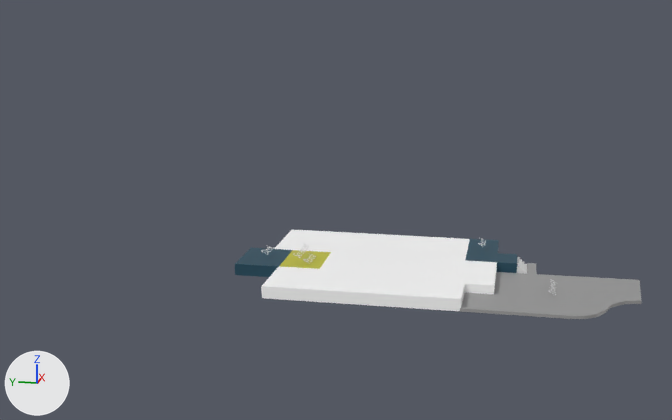
An edit to the Blender file landscape-try4.blend, drawn before and after from the same camera.
Both versions are drawn from a 50 mm camera at (-80.9, -13.0, 24.4) aimed at (-7.5, 1.6, 6.1). The axes (+X, +Y, +Z) are drawn at lower left. The lights are the same throughout.

Before the edit, the objects in view are built like this:
```python
me_plane = bpy.data.meshes.new('Plane')
me_plane.from_pydata(...)  # 19 vertices, 5 faces; spans x -1.0..16.4, y -18.8..4.9, z 0.0
# faces by material slot: [1, 3, 1]
me_plane.materials.append(mat_material_001)  # white #ffffff
me_plane.materials.append(mat_porchdeck)  # dark cyan #1d495b
me_plane.materials.append(mat_screenedporch)  # yellow #c2c036
me_plane_001 = bpy.data.meshes.new('Plane.001')
me_plane_001.from_pydata(...)  # 15 vertices, 1 face; spans x -1.1..8.88, y -13.01..1.22, z 0.0
me_plane_001.materials.append(mat_driveway)  # grey #9a9a9a
ob_driveway = bpy.data.objects.new('Driveway', me_plane_001)
ob_driveway.parent = ob_house
ob_driveway.matrix_parent_inverse = Matrix(((1.0, 0.0, 0.0, 12.11), (0.0, 1.0, 0.0, -5.545), (0.0, 0.0, 1.0, -1.0), (0.0, 0.0, 0.0, 1.0)))
ob_driveway.location = (-12.01, -10.3, 0.0)
_m = ob_driveway.modifiers.new('Solidify', 'SOLIDIFY')
_m.thickness = -0.25
ob_house = bpy.data.objects.new('House', me_plane)
ob_house.location = (-12.11, 5.54, 1.0)
_m = ob_house.modifiers.new('Solidify', 'SOLIDIFY')
_m.thickness = -1.0
```
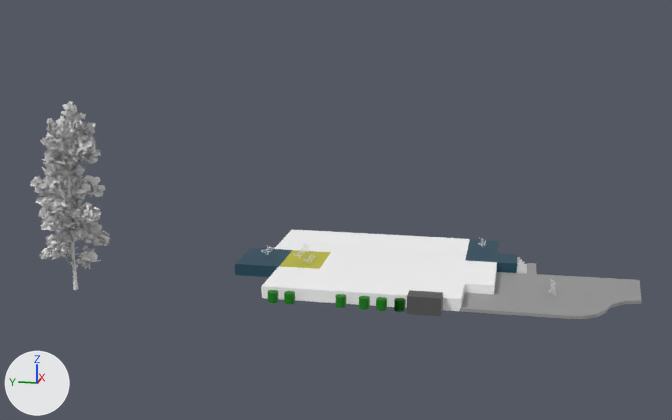
Changed parts and their boxes (x1, y1, x2, y2) in the pictures (672 x 420 px):
'uploads_files_1970932_conifer_macedonian_pine', added
    after: (31, 101, 111, 290)
'Cube.001', added
    after: (407, 290, 443, 316)
'JP.002', added
    after: (376, 297, 387, 311)
'JP.004', added
    after: (359, 296, 370, 310)
'JP.006', added
    after: (284, 291, 295, 305)
'JP.003', added
    after: (394, 298, 405, 312)
'JP.005', added
    after: (336, 294, 346, 308)
'JP.007', added
    after: (268, 290, 278, 303)

Edits to the bpy script that builds the scene:
```text
Add txt_text_007:
    txt_text_007 = bpy.data.curves.new('Text.007', 'FONT')
    txt_text_007.body = 'JP'
Add ob_text_007:
    ob_text_007 = bpy.data.objects.new('Text.007', txt_text_007)
    ob_text_007.parent = ob_jp_007
    ob_text_007.location = (-14.2, -2.07, 1.021)
    ob_text_007.rotation_euler = (0.645, 0.0, 0.0)  # degrees (37, 0, 0)
    ob_text_007.scale = (0.255, 0.255, 0.255)
Add ob_jp_007:
    ob_jp_007 = bpy.data.objects.new('JP.007', me_cylinder_003)  # a 32-sided cylinder along z spanning x -1.0..1.0, y -1.0..1.0, z -1.0..1.0; in mat_bush (green #057d09)
    ob_jp_007.location = (-14.02, 5.35, 0.54)
    ob_jp_007.scale = (0.416, 0.416, 0.416)
Add ob_text_006:
    ob_text_006 = bpy.data.objects.new('Text.006', txt_text_007)
    ob_text_006.parent = ob_jp_006
    ob_text_006.location = (-14.2, -2.07, 1.021)
    ob_text_006.rotation_euler = (0.645, 0.0, 0.0)  # degrees (37, 0, 0)
    ob_text_006.scale = (0.255, 0.255, 0.255)
Add ob_jp_006:
    ob_jp_006 = bpy.data.objects.new('JP.006', me_cylinder_003)  # a 32-sided cylinder along z spanning x -1.0..1.0, y -1.0..1.0, z -1.0..1.0; in mat_bush (green #057d09)
    ob_jp_006.location = (-14.04, 4.0, 0.54)
    ob_jp_006.scale = (0.416, 0.416, 0.416)
Add ob_text_005:
    ob_text_005 = bpy.data.objects.new('Text.005', txt_text_007)
    ob_text_005.parent = ob_jp_005
    ob_text_005.location = (-14.2, -2.07, 1.021)
    ob_text_005.rotation_euler = (0.645, 0.0, 0.0)  # degrees (37, 0, 0)
    ob_text_005.scale = (0.255, 0.255, 0.255)
Add ob_jp_005:
    ob_jp_005 = bpy.data.objects.new('JP.005', me_cylinder_003)  # a 32-sided cylinder along z spanning x -1.0..1.0, y -1.0..1.0, z -1.0..1.0; in mat_bush (green #057d09)
    ob_jp_005.location = (-14.02, -0.05, 0.54)
    ob_jp_005.scale = (0.416, 0.416, 0.416)
Add ob_text_003:
    ob_text_003 = bpy.data.objects.new('Text.003', txt_text_007)
    ob_text_003.parent = ob_jp_003
    ob_text_003.location = (-14.2, -2.07, 1.021)
    ob_text_003.rotation_euler = (0.645, 0.0, 0.0)  # degrees (37, 0, 0)
    ob_text_003.scale = (0.255, 0.255, 0.255)
Add ob_jp_003:
    ob_jp_003 = bpy.data.objects.new('JP.003', me_cylinder_003)  # a 32-sided cylinder along z spanning x -1.0..1.0, y -1.0..1.0, z -1.0..1.0; in mat_bush (green #057d09)
    ob_jp_003.location = (-14.0, -4.61, 0.54)
    ob_jp_003.scale = (0.416, 0.416, 0.416)
Add ob_text_002:
    ob_text_002 = bpy.data.objects.new('Text.002', txt_text_007)
    ob_text_002.parent = ob_jp_002
    ob_text_002.location = (-14.2, -2.07, 1.021)
    ob_text_002.rotation_euler = (0.645, 0.0, 0.0)  # degrees (37, 0, 0)
    ob_text_002.scale = (0.255, 0.255, 0.255)
Add ob_jp_002:
    ob_jp_002 = bpy.data.objects.new('JP.002', me_cylinder_003)  # a 32-sided cylinder along z spanning x -1.0..1.0, y -1.0..1.0, z -1.0..1.0; in mat_bush (green #057d09)
    ob_jp_002.location = (-14.06, -3.22, 0.54)
    ob_jp_002.scale = (0.416, 0.416, 0.416)
Add ob_jp_004:
    ob_jp_004 = bpy.data.objects.new('JP.004', me_cylinder_003)  # a 32-sided cylinder along z spanning x -1.0..1.0, y -1.0..1.0, z -1.0..1.0; in mat_bush (green #057d09)
    ob_jp_004.location = (-14.04, -1.87, 0.54)
    ob_jp_004.scale = (0.416, 0.416, 0.416)
Add ob_jp_001:
    ob_jp_001 = bpy.data.objects.new('JP.001', me_cylinder_003)  # a 32-sided cylinder along z spanning x -1.0..1.0, y -1.0..1.0, z -1.0..1.0; in mat_bush (green #057d09)
    ob_jp_001.location = (-14.0, -4.61, 0.54)
    ob_jp_001.scale = (0.416, 0.416, 0.416)
Add ob_uploads_files_1970932_conifer_macedonian_pine:
    ob_uploads_files_1970932_conifer_macedonian_pine = bpy.data.objects.new('uploads_files_1970932_conifer_macedonian_pine', me_uploads_files_1970932_conifer_macedonian_pine)  # 11765 vertices, 11685 faces; spans x -1047.0..290.0, y 19.0..3161.0, z -508.0..743.0; in mat_game_bark_branch_mat_bark_branch_mat (white #e7e7e7), mat_game_cap_branch_mat_cap_branch_mat (white #e7e7e7), mat_game_conifer_macedonian_pine_leaf_mat_conifer_macedonian_pine (white #e7e7e7)
    ob_uploads_files_1970932_conifer_macedonian_pine.location = (-12.98, 22.2, 0.06)
    ob_uploads_files_1970932_conifer_macedonian_pine.rotation_euler = (1.571, 0.0, 0.0)  # degrees (90, 0, 0)
    ob_uploads_files_1970932_conifer_macedonian_pine.scale = (0.00487, 0.00487, 0.00487)
Add ob_cube_001:
    ob_cube_001 = bpy.data.objects.new('Cube.001', me_cube_002)  # a box spanning x -1.0..1.0, y -1.0..1.0, z -1.0..1.0; in mat_peppercorn (dark grey #585858)
    ob_cube_001.location = (-13.85, -6.5, 0.75)
    ob_cube_001.scale = (0.708, 1.28, 0.708)
```
